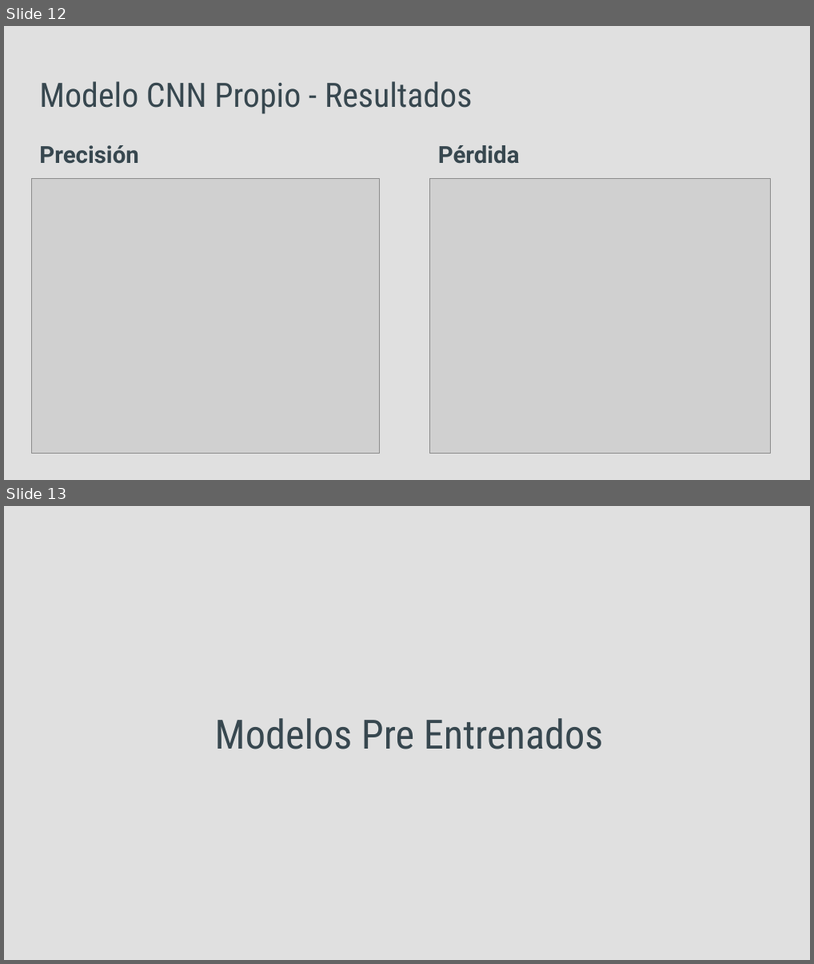
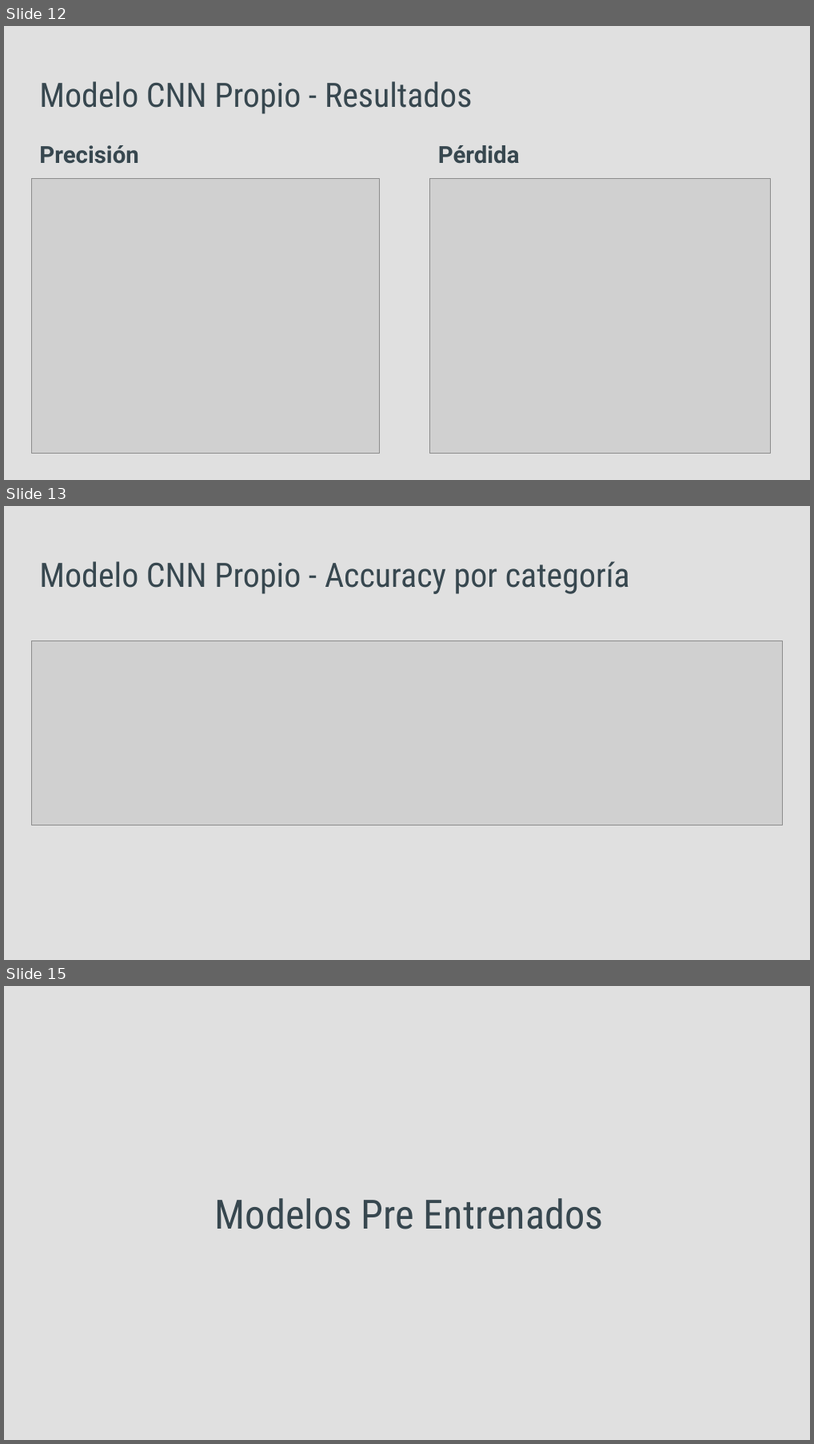
Before and after one commit to cscovino/Reservoir-Dogs, a slide deck: presentacion/Dasafio2_Grupo4_CNN.pptx. Shown one above the other, each under a label of ours: slides 12 and 13 before the commit, slides 12, 13 and 15 after it; the slides between them are not shown. The pictures are 814x964 and 814x1444 pixels, drawn with LibreOffice and Linux fonts; fonts in the diff are those of the drawing; grey boxes stand for pictures. Boxes give left, top, right and bottom in pixels: in the first picture for what was removed or moved away, otherwise in the second. Text is boxed around its words. In the diff, an @@ line names an element or a change of style, - is before the commit and + after.

Commit message:
Gráficos (accuracy / matriz de confusión)

```diff
--- a/presentacion/Dasafio2_Grupo4_CNN.pptx
+++ b/presentacion/Dasafio2_Grupo4_CNN.pptx
@@ slide 13 added at <box>4,506,810,960</box>, background #E0E0E0 @@
@@ title added at <box>39,561,630,594</box>, 30 pt, text #37474F @@
+Modelo CNN Propio - Accuracy por categoría
@@ picture added at <box>31,640,783,825</box> @@
@@ what was slide 13 is now slide 15 @@
```
Also in this commit, not shown: 5 slides changed, 14 other slides added, 1 other file.
